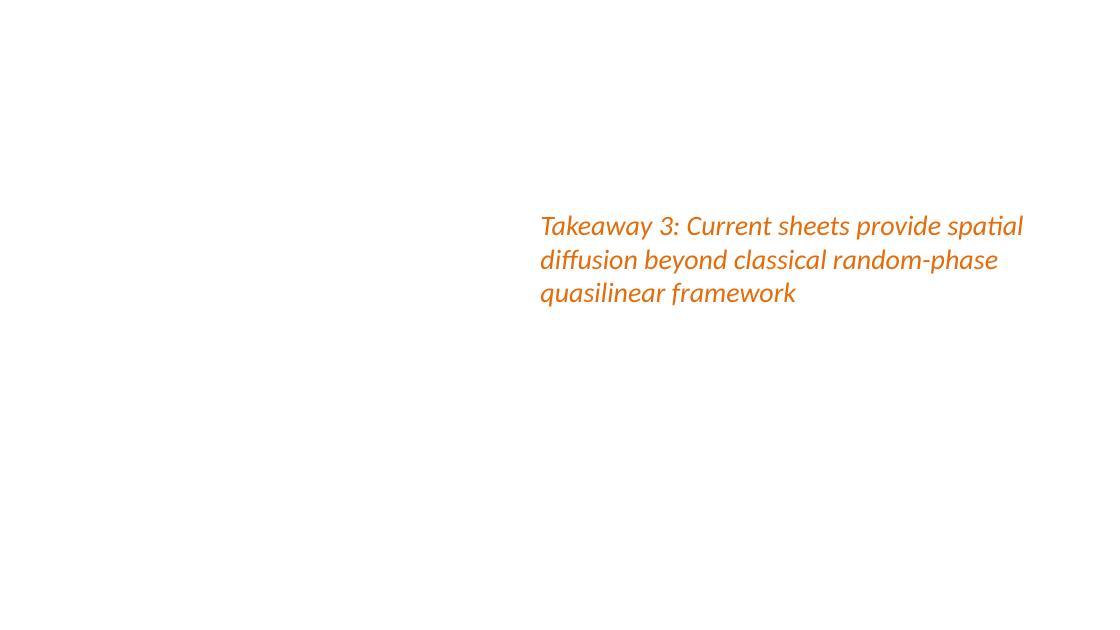
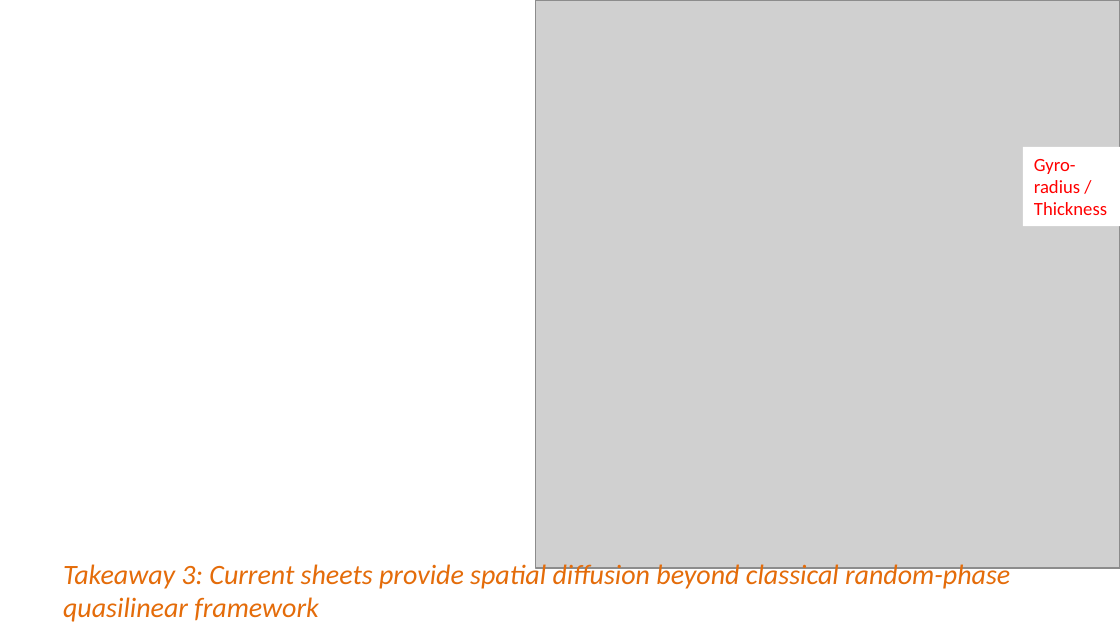
Before and after one commit to Beforerr/energetic_particles, a slide deck: slide 30 of presentations/SPHINX_2025-05-22.pptx (slide 29 before the commit). Drawn at 1120x630 pixels with LibreOffice and Linux fonts; fonts in the diff are those of the drawing; grey boxes stand for pictures. Boxes give left, top, right and bottom in pixels: in the first picture for what was removed or moved away, otherwise in the second. Text is boxed around its words. In the diff, an @@ line names an element or a change of style, - is before the commit and + after.

```diff
--- a/presentations/SPHINX_2025-05-22.pptx
+++ b/presentations/SPHINX_2025-05-22.pptx
@@ picture added at (535,0,1120,568) @@
@@ rectangle added at (1023,147,1120,226), fill #FFFFFF, 12 pt, text #FF0000 @@
+Gyro-radius /
+Thickness
@@ text "Takeaway 3: Current sheets provide ..." rewrapped from (540,215,1024,307) to (63,561,1010,622) @@
```
Also in this commit, not shown: 5 other slides changed, 1 slide added, 11 other files.
